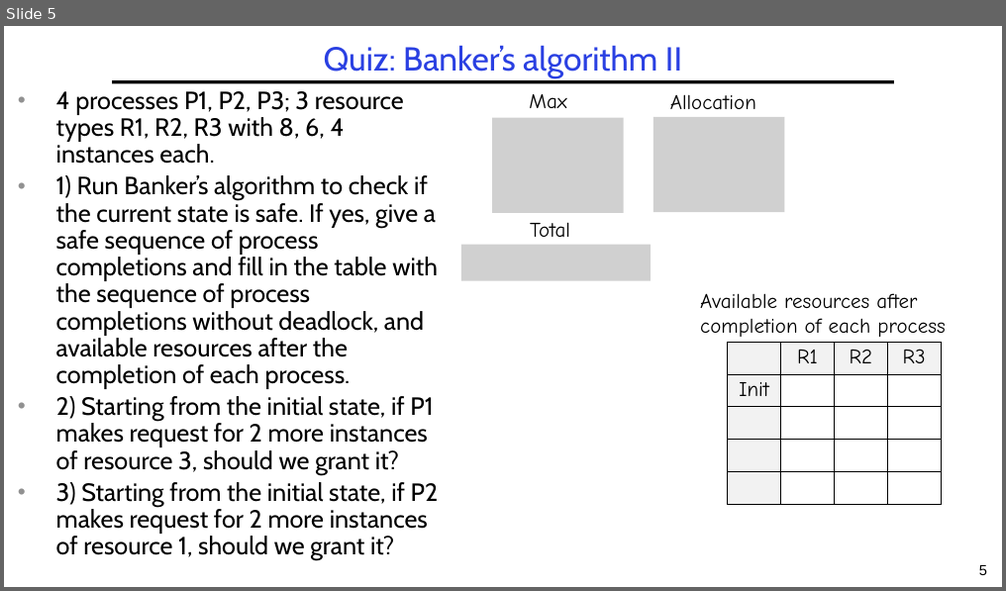
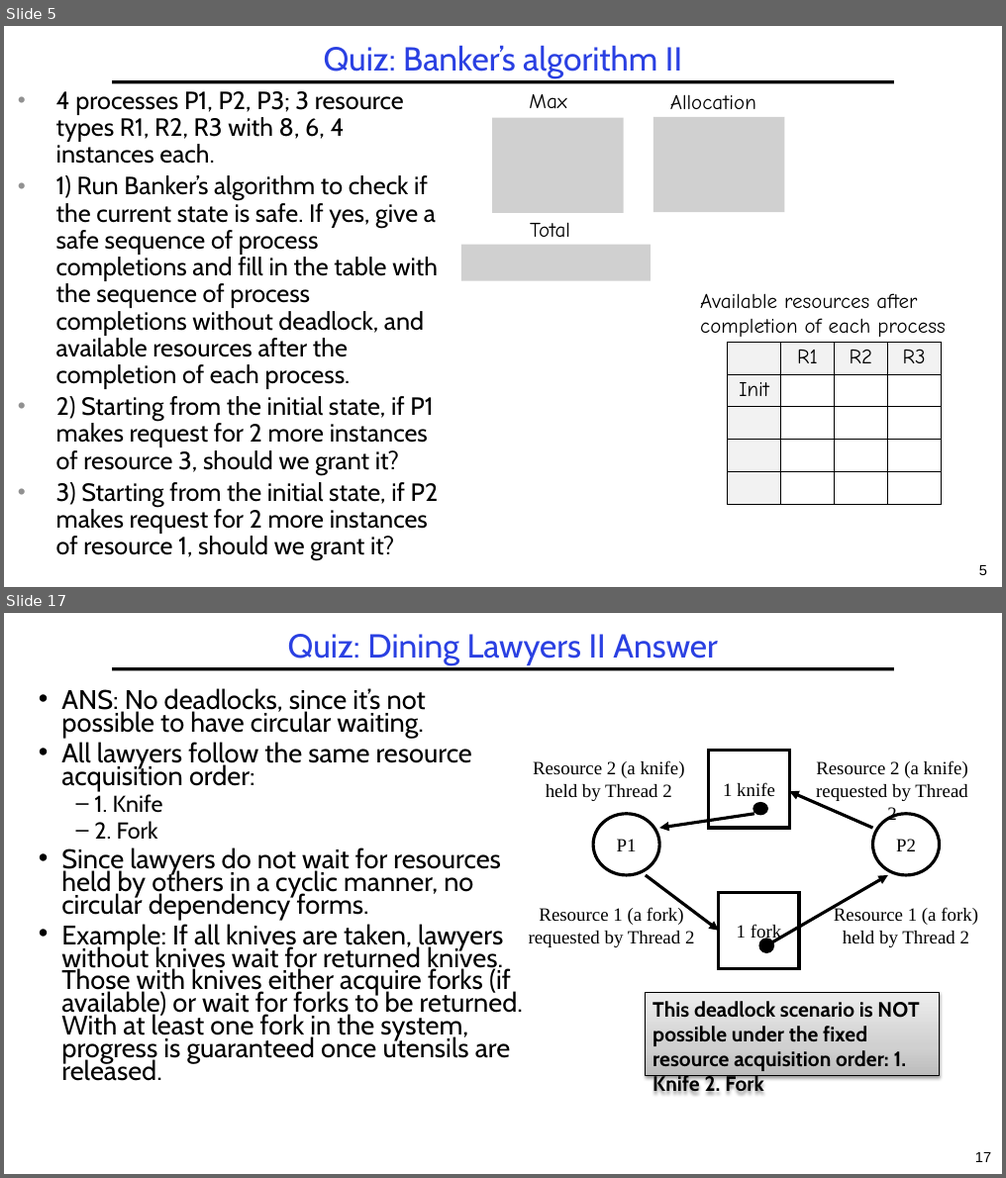
Before and after one commit to guhofstra/CSC256Fa25, a slide deck: PPTs/L4-Exercises ANS.pptx. Shown one above the other, each under a label of ours: slide 5 before the commit, slides 5 and 17 after it; the slides between them are not shown. The pictures are 1006x591 and 1006x1178 pixels, drawn with LibreOffice and Linux fonts; fonts in the diff are those of the drawing; grey boxes stand for pictures. Boxes give left, top, right and bottom in pixels: in the first picture for what was removed or moved away, otherwise in the second. Text is boxed around its words. In the diff, an @@ line names an element or a change of style, - is before the commit and + after.

```diff
--- a/PPTs/L4-Exercises ANS.pptx
+++ b/PPTs/L4-Exercises ANS.pptx
@@ slide 17 added at (4,613,1002,1174), background #FFFFFF; not listed: 2 template elements that a slide beside it also shows @@
@@ title added at (288,634,718,665), 32 pt, text #2A40E2 @@
+Quiz: Dining Lawyers II Answer
@@ text added at (61,688,523,1081), 25.9 pt, text #000000 @@
+• ANS: No deadlocks, since it’s not possible to have circular waiting.
+• All lawyers follow the same resource acquisition order:
+  – 1. Knife
+  – 2. Fork
+• Since lawyers do not wait for resources held by others in a cyclic manner, no circular dependency forms.
+• Example: If all knives are taken, lawyers without knives wait for returned knives. Those with knives either acquire forks (if available) or wait for forks to be returned. With at least one fork in the system, progress is guaranteed once utensils are released.
@@ text added at (533,761,685,801), 18 pt, text #000000 @@
+Resource 2 (a knife) held by Thread 2
@@ rectangle added at (709,750,790,828), fill #FFFFFF, outline #000000 3 pt, 18 pt, text #000000 @@
+1 knife
@@ text added at (816,761,968,821), 18 pt, text #000000 @@
+Resource 2 (a knife) requested by Thread 2
@@ ellipse added at (593,814,659,875), fill #FFFFFF, outline #000000 3 pt, 18 pt, text #000000 @@
+P1
@@ arrow added from (754, 814) to (659, 828), #000000 3 pt @@
@@ ellipse added at (754,804,767,814), fill #000000, outline #000000 3 pt @@
@@ arrow added from (873, 828) to (789, 792), #000000 3 pt @@
@@ ellipse added at (873,814,940,875), fill #FFFFFF, outline #000000 3 pt, 18 pt, text #000000 @@
+P2
@@ arrow added from (646, 875) to (719, 931), #000000 3 pt @@
@@ double arrow added from (767, 947) to (888, 875), #000000 3 pt @@
@@ text added at (529,907,694,948), 18 pt, text #000000 @@
+Resource 1 (a fork) requested by Thread 2
@@ rectangle added at (719,892,799,968), fill #FFFFFF, outline #000000 3 pt, 18 pt, text #000000 @@
+1 fork
@@ text added at (834,907,978,948), 18 pt, text #000000 @@
+Resource 1 (a fork) held by Thread 2
@@ rectangle added at (646,992,940,1075), fill gradient #BDBDBD to #D1D1D1 to #EEEEEE, outline #000000 0.75 pt, 20 pt, text #000000, bold @@
+This deadlock scenario is NOT possible under the fixed resource acquisition order: 1. Knife 2. Fork
```
Also in this commit, not shown: 7 slides changed, 10 other slides added, 11 other files.
